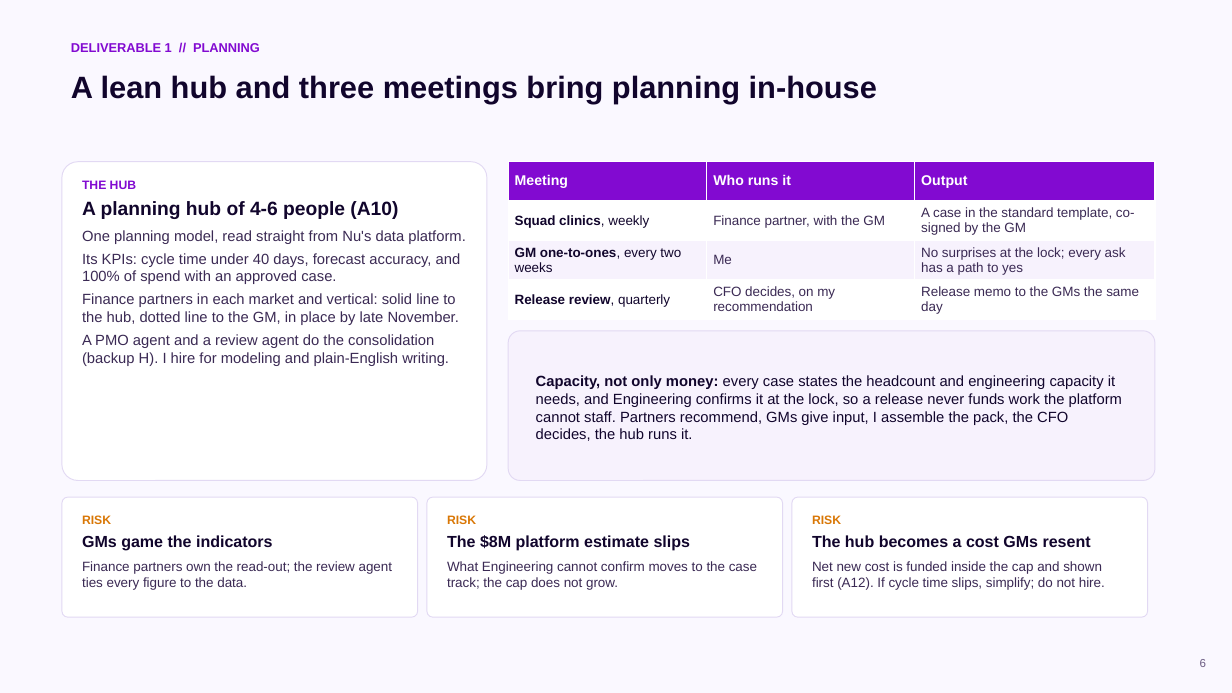
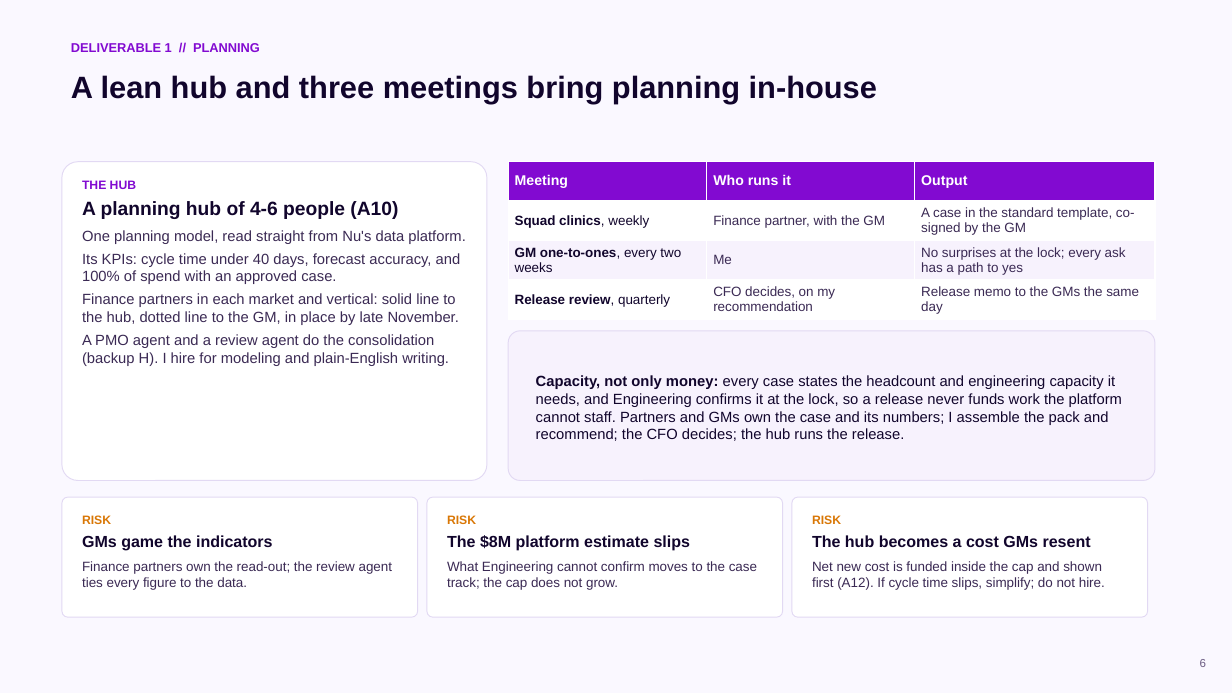
Before and after one commit to cmx24/business-case, a slide deck: slide 6 of deck/CFO_CoS_deck_v8.pptx. Drawn at 1232x693 pixels with LibreOffice and Linux fonts; fonts in the diff are those of the drawing. Boxes give left, top, right and bottom in pixels: in the first picture for what was removed or moved away, otherwise in the second. Text is boxed around its words. In the diff, an @@ line names an element or a change of style, - is before the commit and + after.

```diff
--- a/deck/CFO_CoS_deck_v8.pptx
+++ b/deck/CFO_CoS_deck_v8.pptx
@@ text at [536, 375, 1122, 441]: text changed @@
-Capacity, not only money: every case states the headcount and engineering capacity it needs, and Engineering confirms it at the lock, so a release never funds work the platform cannot staff. Partners recommend, GMs give input, I assemble the pack, the CFO decides, the hub runs it.
+Capacity, not only money: every case states the headcount and engineering capacity it needs, and Engineering confirms it at the lock, so a release never funds work the platform cannot staff. Partners and GMs own the case and its numbers; I assemble the pack and recommend; the CFO decides; the hub runs the release.
```
Also in this commit, not shown: 7 other slides changed, 7 other files.
